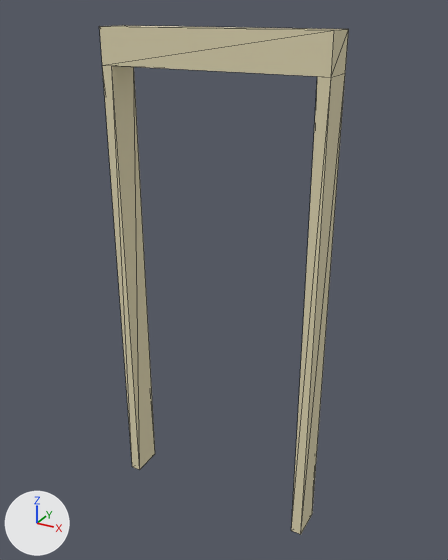
Renders of the glTF model assets/creative/architecture/openings/door_frame_standard.glb from each side of a commit.
Both versions are drawn from a camera (50 mm lens) standing at (1.26, -2.22, 2.32) and looking at (0.01, 0.04, 1.19). Lighting does not change. The marker at lower left points along +X, +Y and +Z. The older version comes first. Mesh edges are drawn as thin lines.

Script lines for the objects in view, before the commit:
```python
me_jamb_l_mesh = bpy.data.meshes.new('jamb_l_mesh')
me_jamb_l_mesh.from_pydata(...)  # a box spanning x -0.5..-0.45, y -0.08..0.08, z 0.0..2.1
me_jamb_l_mesh.materials.append(mat_opening)  # beige #e1d7b3
me_jamb_r_mesh = bpy.data.meshes.new('jamb_r_mesh')
me_jamb_r_mesh.from_pydata(...)  # a box spanning x 0.45..0.5, y -0.08..0.08, z 0.0..2.1
me_jamb_r_mesh.materials.append(mat_opening)  # beige #e1d7b3
me_lintel_mesh = bpy.data.meshes.new('lintel_mesh')
me_lintel_mesh.from_pydata(...)  # a box spanning x -0.5..0.5, y -0.075..0.075, z 2.1..2.25
me_lintel_mesh.materials.append(mat_opening)  # beige #e1d7b3
ob_jamb_l = bpy.data.objects.new('jamb_l', me_jamb_l_mesh)
ob_jamb_l.location = (0.0, 0.0, 0.0)
ob_jamb_r = bpy.data.objects.new('jamb_r', me_jamb_r_mesh)
ob_jamb_r.location = (0.0, 0.0, 0.0)
ob_lintel = bpy.data.objects.new('lintel', me_lintel_mesh)
ob_lintel.location = (0.0, 0.0, 0.0)
```
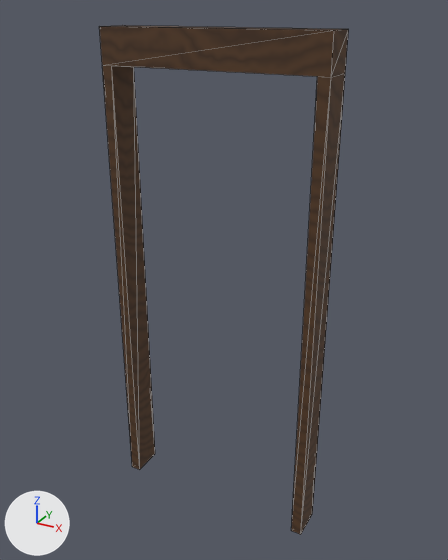
Where the change shows, as pixel boxes (x1, y1, x2, y2) in the pictures (448 x 560 px):
'jamb_l', recoloured (beige to brown)
    both: (102, 65, 155, 470)
'lintel', recoloured (beige to brown)
    both: (99, 25, 349, 77)
'jamb_r', recoloured (beige to brown)
    both: (291, 74, 345, 534)

The change, as a diff of the scene's bpy script:
```diff
--- a/assets/creative/architecture/openings/door_frame_standard.glb.py
+++ b/assets/creative/architecture/openings/door_frame_standard.glb.py
@@ img_oak_timber @@
+img_oak_timber = load_image('oak_timber', '_unpacked/oak_timber', 1024, 1024, 'sRGB')
@@ mat_palette_oak_timber @@
+mat_palette_oak_timber = principled_material('palette_oak_timber')
+mat_palette_oak_timber.texture = img_oak_timber
+mat_palette_oak_timber.roughness = 0.8
@@ me_jamb_l_mesh @@
 me_jamb_l_mesh.from_pydata(...)  # 8 vertices, 12 faces; spans x -0.5..-0.45, y -0.08..0.08, z 0.0..2.1
-me_jamb_l_mesh.materials.append(mat_opening)  # beige #e1d7b3
+me_jamb_l_mesh.materials.append(mat_palette_oak_timber)  # picture img_oak_timber
@@ me_jamb_r_mesh @@
 me_jamb_r_mesh.from_pydata(...)  # 8 vertices, 12 faces; spans x 0.45..0.5, y -0.08..0.08, z 0.0..2.1
-me_jamb_r_mesh.materials.append(mat_opening)  # beige #e1d7b3
+me_jamb_r_mesh.materials.append(mat_palette_oak_timber)  # picture img_oak_timber
@@ me_lintel_mesh @@
 me_lintel_mesh.from_pydata(...)  # 8 vertices, 12 faces; spans x -0.5..0.5, y -0.075..0.075, z 2.1..2.25
-me_lintel_mesh.materials.append(mat_opening)  # beige #e1d7b3
+me_lintel_mesh.materials.append(mat_palette_oak_timber)  # picture img_oak_timber
```
